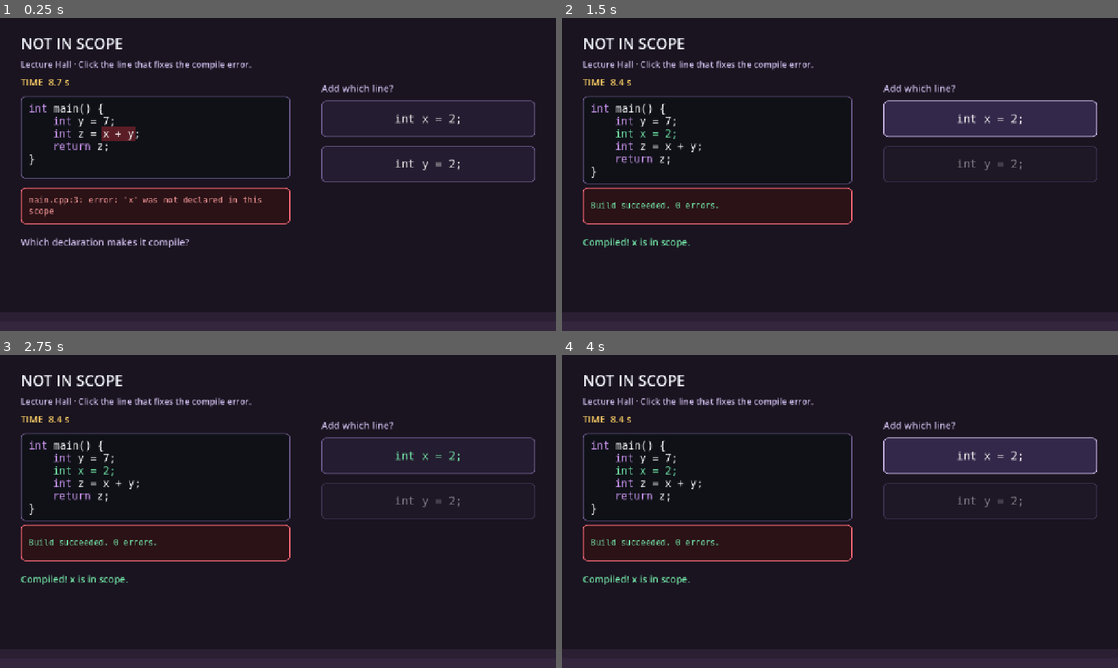
Above: before the commit, frames 1-4 (two rows, left to right).
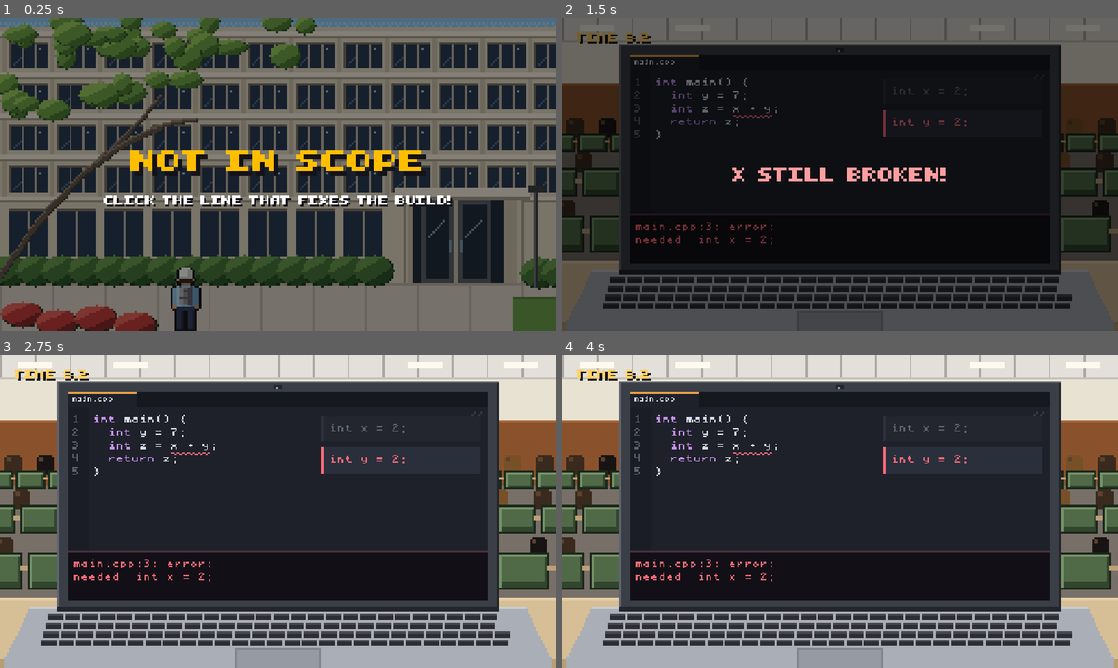
Above: after the commit, the same moments.

Repository: Luna020204/AggieWare
Game: Godot game, scene res://scenes/microgames/variable_scope.tscn
Two runs of this game, one before a commit and one after it. Both use one fixed random seed, a clock stepped at 60 frames per second and the inputs below. This scene is started directly instead of the project's main scene.
Inputs (mouse positions are in pixels of both pictures, inside the frame that each line leads up to):
- Up to frame 1 (0.25 s): no input
- Up to frame 2 (1.5 s): click "int x = 2," at 0.5 s; click "int x = 2," (after the commit: "int y = 2,") at 1.25 s
- Up to frame 3 (2.75 s): tap Enter (game_confirm) at 2, 2.1 s; move the mouse to (400, 495) at 2.02 s; hold Right (game_right) from 2.03 s (still down); click (400, 495) at 2.17 s
- Up to frame 4 (4 s): release Right (game_right) at 2.75 s; drag from (728, 527) to (812, 574) at 2.77 s; tap Enter (game_confirm) at 3.5 s; move the mouse to (895, 442) at 3.52 s; hold Right (game_right) from 3.53 s (still down); tap I at 3.6 s; click (895, 442) at 3.67 s

The runs differ from the first frame. In frame 1, 72% of the frame differs, in the area x 0-100%, y 0-100%; in frame 2, 45%; in frame 3, 50%; in frame 4, 51%.

Commit message:
SCRUM-23: Redraw Variable Not in Scope as pixel art on a laptop
- The round opens with the student walking into the lecture building
  (reusing the Stay Awake exterior); the title and instruction show
  centred, the timer waits, a click skips it.
- Play happens at a seat in the ECS 179 lecture hall: the code sits in an
  editor on the student's laptop, with line numbers, a red squiggle under
  the bad expression, quick-fix choices as flat IDE rows and the compiler
  output in the terminal panel.
- New AggieMono pixel font (tools/art/gen_mono_font.py) for the code,
  with lower case, since the HARD decoy differs only by case.
- Only the timer shows during play; results are centred pops, and the
  terminal shows the build result or the line that was needed.
- Rules and difficulty values are unchanged. Smoke test now checks the
  intro (timer held, building and student shown, click skips it without
  picking a line).

Co-Authored-By: Claude Opus 5.5 <noreply@anthropic.com>

Diff:
--- a/scripts/microgames/variable_scope.gd
+++ b/scripts/microgames/variable_scope.gd
@@ -2,9 +2,18 @@
 
 ## SCRUM-23: Variable Not in Scope (Lecture Hall).
 ##
-## A short C++ snippet fails to compile because one variable was never
-## declared. Click the candidate line that declares it before time runs out.
-## Mouse and click only; no typing. A wrong click fails the round.
+## A short C++ snippet on the student's laptop fails to compile because one
+## variable was never declared. Click the quick-fix line that declares it
+## before time runs out. Mouse and click only; no typing. A wrong click fails
+## the round.
+##
+## Follows the AggieWare format standard: the round opens with the student
+## walking into the lecture building while the title and instruction show
+## (WalkInIntro; the timer waits, a click skips it), only the timer during
+## play, and results as centred pops. The scene is pixel art drawn at 1/5
+## scale (tools/art/gen_variable_scope_art.py) and shown at 5x; the code on
+## the laptop is in AggieMono, a pixel font with lower case
+## (tools/art/gen_mono_font.py), because `y` and `Y` must look different.
 ##
 ## Difficulty (0..2):
 ##   less time (9 / 7 / 5.5 s), more choices (2 / 3 / 4),
@@ -30,10 +39,44 @@
 	["base", "bonus", "score"],
 ]
 const OPERATORS: Array[String] = ["+", "-", "*"]
-const CHOICE_TOP := 190.0
-const CHOICE_GAP := 104.0
+## The walk-in intro reuses the lecture building from Stay Awake: the
+## student's feet from the walkway to the entrance, and the doors.
+const INTRO_SECONDS := WalkInIntro.DURATION
+const WALK_PATH: Array[Vector2] = [Vector2(70, 150), Vector2(120, 134), Vector2(210, 122)]
+const WALKER_SIZE := Vector2(16.0, 30.0)
+const DOOR_RECT := Rect2(194.0, 84.0, 32.0, 38.0)
+const BUILDING_TEXTURE := preload("res://assets/art/microgames/stay_awake/building_exterior.png")
+const BUILDING_DOOR_TEXTURE := preload("res://assets/art/microgames/stay_awake/building_door_open.png")
+const WALKER_TEXTURES := [
+	preload("res://assets/art/microgames/swipe_card/student_walk_0.png"),
+	preload("res://assets/art/microgames/swipe_card/student_walk_1.png"),
+	preload("res://assets/art/microgames/swipe_card/student_walk_2.png"),
+]
+const SEAT_TEXTURE := preload("res://assets/art/microgames/variable_scope/lecture_seat.png")
+const MONO := preload("res://assets/fonts/aggie_mono.fnt")
+## AggieMono is 8 px tall; 24 shows it at 3x, 16 at 2x.
+const CODE_SIZE := 24
+const SMALL_SIZE := 16
+const CHAR_WIDTH := 18.0  # one 6 px cell at 3x
+const LINE_GAP := 6
+## Where things sit on the laptop screen (see the art script's regions).
+const TAB_POS := Vector2(166.0, 94.0)
+const GUTTER_X := 167.0
+const CODE_POS := Vector2(215.0, 138.0)
+const TERMINAL_POS := Vector2(170.0, 470.0)
+const CHOICE_X := 740.0
+const CHOICE_TOP := 140.0
+const CHOICE_GAP := 72.0
+const CHOICE_SIZE := Vector2(365.0, 60.0)
+const PX := 5.0
+const KEYWORD := Color("#c792ea")
+const CODE_TEXT := Color("#d8dee9")
+const DIM_TEXT := Color("#5c6370")
+const ERROR_TEXT := Color("#ff6b7a")
+const GOOD_TEXT := Color("#73e6a8")
 
 var _seconds_left := 0.0
+var _intro_left := 0.0
 var _ended := false
 var _shuffle_clock := 0.0
 var _missing := "y"
@@ -43,18 +86,42 @@
 var _declared_value := 3
 var _expression := "x + y"
 var _correct_line := ""
+var _fixed := false
 var _choice_buttons: Array[Button] = []
 var _rng := RandomNumberGenerator.new()
 
 var _code_label: RichTextLabel
+var _gutter_label: Label
+## The compiler output in the laptop's terminal panel.
 var _error_label: Label
+var _squiggle: Control
 var _timer_label: Label
+var _walk_in: WalkInIntro
+var _overlay: MicrogameOverlay
+## Result messages (the overlay's pop label).
 var _status_label: Label
-var _mono: SystemFont
 
 
 func get_round_seconds() -> float:
 	return DURATIONS[clampi(difficulty, 0, 2)]
+
+
+## Time before the round timer starts, for tools that wait for a timeout.
+func get_intro_seconds() -> float:
+	return INTRO_SECONDS
+
+
+## Ends the intro at once. Public for tests.
+func skip_intro() -> void:
+	_intro_left = 0.0
+	_update_intro()
+
+
+## Lays out the intro for the current moment of its timeline.
+func _update_intro() -> void:
+	var running := _intro_left > 0.0
+	var title_alpha := _walk_in.show_at(INTRO_SECONDS - _intro_left if running else INTRO_SECONDS)
+	_overlay.set_intro(running, title_alpha)
 
 
 func _ready() -> void:
@@ -67,8 +134,12 @@
 func _process(delta: float) -> void:
 	if _ended:
 		return
+	if _intro_left > 0.0:
+		_intro_left = maxf(0.0, _intro_left - delta)
+		_update_intro()
+		return
 	_seconds_left = maxf(0.0, _seconds_left - delta)
-	_timer_label.text = "TIME  %.1f s" % _seconds_left
+	_timer_label.text = "TIME %.1f" % _seconds_left
 	time_changed.emit(_seconds_left, DURATIONS[difficulty])
 	if difficulty >= 2:
 		_shuffle_clock += delta
@@ -76,99 +147,93 @@
 			_shuffle_clock = 0.0
 			_shuffle_choices()
 	if _seconds_left <= 0.0:
-		_finish_round(false, "Time's up — the build is still red!")
+		_show_needed_line()
+		_finish_round(false, "TIME'S UP! STILL BROKEN.")
+
+
+func _input(event: InputEvent) -> void:
+	if _intro_left > 0.0 and not _ended and event is InputEventMouseButton and event.pressed:
+		skip_intro()
+		get_viewport().set_input_as_handled()
 
 
 func _build_ui() -> void:
-	_mono = SystemFont.new()
-	_mono.font_names = PackedStringArray(["Consolas", "Cascadia Mono", "Courier New", "DejaVu Sans Mono", "monospace"])
-
-	var background := ColorRect.new()
-	background.color = Color("#1a1420")
-	background.mouse_filter = Control.MOUSE_FILTER_IGNORE
-	background.set_anchors_and_offsets_preset(Control.PRESET_FULL_RECT)
-	add_child(background)
-
-	# Lecture hall: rows of seats along the bottom edge.
-	for row: int in 2:
-		var seats := ColorRect.new()
-		seats.color = Color("#2b2033") if row == 0 else Color("#33263d")
-		seats.position = Vector2(0.0, 676.0 + row * 22.0)
-		seats.size = Vector2(1280.0, 22.0)
-		seats.mouse_filter = Control.MOUSE_FILTER_IGNORE
-		add_child(seats)
-
-	var title := Label.new()
-	title.text = "NOT IN SCOPE"
-	title.position = Vector2(48, 35)
-	title.add_theme_font_size_override("font_size", 34)
-	title.add_theme_color_override("font_color", Color("#f5f7ff"))
-	add_child(title)
-
-	var instruction := Label.new()
-	instruction.text = "Lecture Hall · Click the line that fixes the compile error."
-	instruction.position = Vector2(48, 92)
-	instruction.add_theme_font_size_override("font_size", 20)
-	instruction.add_theme_color_override("font_color", Color("#c9b8e6"))
-	add_child(instruction)
-
-	_timer_label = Label.new()
-	_timer_label.position = Vector2(48, 132)
-	_timer_label.add_theme_font_size_override("font_size", 22)
-	_timer_label.add_theme_color_override("font_color", Color("#ffd166"))
-	_timer_label.visible = show_internal_timer
-	add_child(_timer_label)
-
-	# Projector screen holding the code.
-	var screen := PanelContainer.new()
-	screen.position = Vector2(48, 180)
-	screen.size = Vector2(620, 190)
-	screen.mouse_filter = Control.MOUSE_FILTER_IGNORE
-	screen.add_theme_stylebox_override("panel", _panel_style(Color("#0f1117"), Color("#6c5a8c")))
-	add_child(screen)
+	# Pixel art stays crisp only with nearest filtering; children inherit it.
+	texture_filter = CanvasItem.TEXTURE_FILTER_NEAREST
+	PixelText.apply_theme(self)
+	var mono: FontFile = MONO
+	mono.fixed_size_scale_mode = TextServer.FIXED_SIZE_SCALE_INTEGER_ONLY
+
+	var seat := TextureRect.new()
+	seat.texture = SEAT_TEXTURE
+	seat.expand_mode = TextureRect.EXPAND_IGNORE_SIZE
+	seat.stretch_mode = TextureRect.STRETCH_SCALE
+	seat.set_anchors_and_offsets_preset(Control.PRESET_FULL_RECT)
+	seat.mouse_filter = Control.MOUSE_FILTER_IGNORE
+	add_child(seat)
+
+	# The editor on the laptop: tab name, line numbers, code, error squiggle.
+	add_child(_mono_label("main.cpp", SMALL_SIZE, CODE_TEXT, TAB_POS))
+	_gutter_label = _mono_label("", CODE_SIZE, DIM_TEXT, Vector2(GUTTER_X, CODE_POS.y))
+	_gutter_label.add_theme_constant_override("line_spacing", LINE_GAP)
+	add_child(_gutter_label)
 	_code_label = RichTextLabel.new()
 	_code_label.bbcode_enabled = true
 	_code_label.fit_content = true
 	_code_label.scroll_active = false
+	_code_label.autowrap_mode = TextServer.AUTOWRAP_OFF
+	_code_label.position = CODE_POS
+	_code_label.size = Vector2(520.0, 220.0)
 	_code_label.mouse_filter = Control.MOUSE_FILTER_IGNORE
-	_code_label.add_theme_font_override("normal_font", _mono)
-	_code_label.add_theme_font_override("bold_font", _mono)
-	_code_label.add_theme_font_size_override("normal_font_size", 24)
-	_code_label.add_theme_font_size_override("bold_font_size", 24)
-	screen.add_child(_code_label)
-
-	var error_panel := PanelContainer.new()
-	error_panel.position = Vector2(48, 390)
-	error_panel.size = Vector2(620, 84)
-	error_panel.mouse_filter = Control.MOUSE_FILTER_IGNORE
-	error_panel.add_theme_stylebox_override("panel", _panel_style(Color("#2a1216"), Color("#ff6b7a")))
-	add_child(error_panel)
-	_error_label = Label.new()
-	_error_label.autowrap_mode = TextServer.AUTOWRAP_WORD_SMART
-	_error_label.add_theme_font_override("font", _mono)
-	_error_label.add_theme_font_size_override("font_size", 19)
-	_error_label.add_theme_color_override("font_color", Color("#ff9e9e"))
-	error_panel.add_child(_error_label)
-
-	var pick := Label.new()
-	pick.text = "Add which line?"
-	pick.position = Vector2(740, 146)
-	pick.add_theme_font_size_override("font_size", 22)
-	pick.add_theme_color_override("font_color", Color("#c9b8e6"))
-	add_child(pick)
-
-	_status_label = Label.new()
-	_status_label.position = Vector2(48, 500)
-	_status_label.size = Vector2(1180, 48)
-	_status_label.add_theme_font_size_override("font_size", 22)
-	_status_label.add_theme_color_override("font_color", Color("#c9b8e6"))
-	add_child(_status_label)
+	_code_label.add_theme_font_override("normal_font", mono)
+	_code_label.add_theme_font_size_override("normal_font_size", CODE_SIZE)
+	_code_label.add_theme_color_override("default_color", CODE_TEXT)
+	_code_label.add_theme_constant_override("line_separation", LINE_GAP)
+	add_child(_code_label)
+	_squiggle = Control.new()
+	_squiggle.mouse_filter = Control.MOUSE_FILTER_IGNORE
+	_squiggle.set_anchors_and_offsets_preset(Control.PRESET_FULL_RECT)
+	_squiggle.draw.connect(_draw_squiggle)
+	add_child(_squiggle)
+
+	# The terminal panel under the editor.
+	_error_label = _mono_label("", CODE_SIZE, ERROR_TEXT, TERMINAL_POS)
+	_error_label.add_theme_constant_override("line_spacing", LINE_GAP)
+	add_child(_error_label)
+
+	# Top left: the timer only.
+	_timer_label = PixelText.label(28, Color("#ffd166"))
+	_timer_label.position = Vector2(32, 24)
+	_timer_label.visible = show_internal_timer
+	add_child(_timer_label)
+
+	_walk_in = WalkInIntro.new()
+	add_child(_walk_in)
+	_walk_in.build(BUILDING_TEXTURE, BUILDING_DOOR_TEXTURE, DOOR_RECT, WALKER_TEXTURES, WALKER_SIZE, WALK_PATH)
+
+	_overlay = MicrogameOverlay.new()
+	add_child(_overlay)
+	_overlay.build("NOT IN SCOPE", "Click the line that fixes the build!")
+	_status_label = _overlay.status_label
+
+
+func _mono_label(text: String, font_size: int, color: Color, at: Vector2) -> Label:
+	var label := Label.new()
+	label.text = text
+	label.position = at
+	label.mouse_filter = Control.MOUSE_FILTER_IGNORE
+	label.add_theme_font_override("font", MONO)
+	label.add_theme_font_size_override("font_size", font_size)
+	label.add_theme_color_override("font_color", color)
+	return label
 
 
 func _start_round() -> void:
 	_ended = false
+	_fixed = false
 	_shuffle_clock = 0.0
 	_seconds_left = DURATIONS[difficulty]
+	_intro_left = INTRO_SECONDS
 	var names: Array = NAME_SETS[_rng.randi_range(0, NAME_SETS.size() - 1)]
 	var missing_first := _rng.randf() < 0.5
 	_missing = names[0] if missing_first else names[1]
@@ -181,31 +246,58 @@
 	_correct_line = "int %s = %d;" % [_missing, _value]
 
 	_render_code(false)
-	_error_label.text = "main.cpp:3: error: '%s' was not declared in this scope" % _missing
-	_status_label.text = "Which declaration makes it compile?"
-	_status_label.add_theme_color_override("font_color", Color("#c9b8e6"))
+	_error_label.text = "main.cpp:3: error:\n'%s' was not declared in this scope" % _missing
+	_error_label.add_theme_color_override("font_color", ERROR_TEXT)
 
 	for button: Button in _choice_buttons:
 		button.queue_free()
 	_choice_buttons.clear()
 	var lines := build_choices()
 	for index: int in lines.size():
-		var button := Button.new()
-		button.text = lines[index]
+		var button := _choice_button(lines[index])
 		button.set_meta("correct", lines[index] == _correct_line)
 		button.position = _slot_position(index)
-		button.size = Vector2(492, 84)
-		button.focus_mode = Control.FOCUS_NONE  # mouse only
-		button.add_theme_font_override("font", _mono)
-		button.add_theme_font_size_override("font_size", 26)
-		button.add_theme_stylebox_override("normal", _panel_style(Color("#241c30"), Color("#6c5a8c")))
-		button.add_theme_stylebox_override("hover", _panel_style(Color("#33284a"), Color("#c9b8e6")))
-		button.add_theme_stylebox_override("pressed", _panel_style(Color("#33284a"), Color("#ffd166")))
-		button.add_theme_stylebox_override("disabled", _panel_style(Color("#1d1726"), Color("#3d3350")))
-		button.pressed.connect(_choose.bind(button))
 		add_child(button)
+		# Keep choices under the walk-in scene and the text overlay.
+		move_child(button, _walk_in.get_index())
 		_choice_buttons.append(button)
+	_timer_label.text = "TIME %.1f" % _seconds_left
+	_overlay.clear_pop()
+	_update_intro()
 	time_changed.emit(_seconds_left, DURATIONS[difficulty])
+
+
+## A quick-fix suggestion on the editor: flat pixel rows, no rounded boxes.
+func _choice_button(line: String) -> Button:
+	var button := Button.new()
+	button.text = line
+	button.size = CHOICE_SIZE
+	button.alignment = HORIZONTAL_ALIGNMENT_LEFT
+	button.focus_mode = Control.FOCUS_NONE  # mouse only
+	button.mouse_default_cursor_shape = Control.CURSOR_POINTING_HAND
+	button.add_theme_font_override("font", MONO)
+	button.add_theme_font_size_override("font_size", CODE_SIZE)
+	button.add_theme_color_override("font_color", CODE_TEXT)
+	button.add_theme_color_override("font_hover_color", Color.WHITE)
+	button.add_theme_color_override("font_pressed_color", Color.WHITE)
+	button.add_theme_color_override("font_disabled_color", DIM_TEXT)
+	button.add_theme_stylebox_override("normal", _row_style(Color("#2a2f3c"), Color("#3a4152")))
+	button.add_theme_stylebox_override("hover", _row_style(Color("#34405a"), Color("#e8a048")))
+	button.add_theme_stylebox_override("pressed", _row_style(Color("#34405a"), Color("#ffd166")))
+	button.add_theme_stylebox_override("disabled", _row_style(Color("#23262f"), Color("#2c313c")))
+	button.pressed.connect(_choose.bind(button))
+	return button
+
+
+## A flat row with a 5 px bar on the left (one art pixel), like an IDE list.
+func _row_style(background: Color, bar: Color) -> StyleBoxFlat:
+	var style := StyleBoxFlat.new()
+	style.bg_color = background
+	style.border_color = bar
+	style.border_width_left = int(PX)
+	style.content_margin_left = 20
+	style.content_margin_right = 12
+	return style
 
 
 ## Returns the shuffled candidate lines for the current puzzle. Exactly one is
@@ -245,22 +337,42 @@
 
 
 func _render_code(fixed: bool) -> void:
+	_fixed = fixed
+	var kw := "[color=#%s]int[/color]" % KEYWORD.to_html(false)
 	var lines: Array[String] = [
-		"[color=#c792ea]int[/color] main() {",
-		"    [color=#c792ea]int[/color] %s = %d;" % [_declared, _declared_value],
+		"%s main() {" % kw,
+		"  %s %s = %d;" % [kw, _declared, _declared_value],
 	]
 	if fixed:
-		lines.append("    [color=#73e6a8]%s[/color]" % _correct_line)
-		lines.append("    [color=#c792ea]int[/color] %s = %s;" % [_result, _expression])
-	else:
-		lines.append("    [color=#c792ea]int[/color] %s = [bgcolor=#5a1d26]%s[/bgcolor];" % [_result, _expression])
-	lines.append("    [color=#c792ea]return[/color] %s;" % _result)
+		lines.append("  [color=#%s]%s[/color]" % [GOOD_TEXT.to_html(false), _correct_line])
+	lines.append("  %s %s = %s;" % [kw, _result, _expression])
+	lines.append("  [color=#%s]return[/color] %s;" % [KEYWORD.to_html(false), _result])
 	lines.append("}")
 	_code_label.text = "\n".join(lines)
+	var numbers: Array[String] = []
+	for i: int in lines.size():
+		numbers.append(str(i + 1))
+	_gutter_label.text = "\n".join(numbers)
+	_squiggle.queue_redraw()
+
+
+## The red pixel zigzag under the expression that uses the missing variable
+## (line 3, until the fix goes in above it).
+func _draw_squiggle() -> void:
+	if _fixed:
+		return
+	var column := ("  int %s = " % _result).length()
+	var line_height := float(CODE_SIZE + LINE_GAP)
+	var start := CODE_POS + Vector2(column * CHAR_WIDTH, 2.0 * line_height + CODE_SIZE + 2.0)
+	var dot := Vector2(3.0, 3.0)  # one font pixel at 3x
+	var steps := int(_expression.length() * CHAR_WIDTH / dot.x)
+	for i: int in steps:
+		var lift := 0.0 if i % 4 < 2 else dot.y
+		_squiggle.draw_rect(Rect2(start + Vector2(i * dot.x, lift), dot), ERROR_TEXT)
 
 
 func _slot_position(index: int) -> Vector2:
-	return Vector2(740.0, CHOICE_TOP + index * CHOICE_GAP)
+	return Vector2(CHOICE_X, CHOICE_TOP + index * CHOICE_GAP)
 
 
 func _shuffle_choices() -> void:
@@ -274,39 +386,37 @@
 
 
 func _choose(button: Button) -> void:
-	if _ended:
+	if _ended or _intro_left > 0.0:
 		return
 	var correct: bool = button.get_meta("correct")
-	for other: Button in _choice_buttons:
-		other.disabled = true
-	button.disabled = false
-	button.add_theme_color_override("font_color", Color("#73e6a8") if correct else Color("#ff9e9e"))
+	button.set_meta("chosen", true)
+	var mark := GOOD_TEXT if correct else ERROR_TEXT
+	button.add_theme_color_override("font_color", mark)
+	button.add_theme_color_override("font_hover_color", mark)
+	button.add_theme_stylebox_override("normal", _row_style(Color("#2a2f3c"), mark))
+	button.add_theme_stylebox_override("hover", _row_style(Color("#2a2f3c"), mark))
 	if correct:
 		_render_code(true)
-		_error_label.text = "Build succeeded. 0 errors."
-		_error_label.add_theme_color_override("font_color", Color("#73e6a8"))
-		_finish_round(true, "Compiled! %s is in scope." % _missing)
+		_error_label.text = "Build succeeded.\n0 errors."
+		_error_label.add_theme_color_override("font_color", GOOD_TEXT)
+		_finish_round(true, "COMPILED!")
 	else:
-		_finish_round(false, "Still broken — you needed  %s" % _correct_line)
+		_show_needed_line()
+		_finish_round(false, "STILL BROKEN!")
+
+
+## After a miss, the terminal shows the line that was needed.
+func _show_needed_line() -> void:
+	_error_label.text = "main.cpp:3: error:\nneeded  %s" % _correct_line
 
 
 func _finish_round(success: bool, message: String) -> void:
 	if _ended:
 		return
 	_ended = true
-	_status_label.text = message
-	_status_label.add_theme_color_override("font_color", Color("#73e6a8") if success else Color("#ff9e9e"))
+	_intro_left = 0.0
+	_update_intro()
+	for other: Button in _choice_buttons:
+		other.disabled = not other.has_meta("chosen")
+	_overlay.pop(("✓ " if success else "✗ ") + message, GOOD_TEXT if success else Color("#ff9e9e"), 42)
 	round_completed.emit(success)
-
-
-func _panel_style(background: Color, border: Color) -> StyleBoxFlat:
-	var style := StyleBoxFlat.new()
-	style.bg_color = background
-	style.border_color = border
-	style.set_border_width_all(2)
-	style.set_corner_radius_all(10)
-	style.content_margin_left = 18
-	style.content_margin_right = 18
-	style.content_margin_top = 14
-	style.content_margin_bottom = 14
-	return style
--- a/tools/smoke_variable_scope.gd
+++ b/tools/smoke_variable_scope.gd
@@ -46,8 +46,23 @@
 	_assert(durations[0] > durations[1] and durations[1] > durations[2], "time does not shrink with difficulty: %s" % [durations])
 	_assert(durations[0] <= 10.0 and durations[2] >= 5.0, "durations outside 5-10 s: %s" % [durations])
 
+	# The intro holds the timer and covers the laptop; a click skips it
+	# instead of picking a line.
+	var game := await _spawn(1, false)
+	var intro_results: Array = []
+	game.round_completed.connect(func(s: bool) -> void: intro_results.append(s))
+	var full: float = game._seconds_left
+	for i: int in 5:
+		await process_frame
+	_assert(game._seconds_left == full and game._overlay.intro.visible, "timer ran during the intro")
+	_assert(game._walk_in.scene.visible and game._walk_in.walker.visible, "intro does not show the building and the student")
+	await _click(game._choice_buttons[0].get_global_rect().get_center())
+	_assert(game._intro_left == 0.0 and not game._overlay.intro.visible, "a click did not skip the intro")
+	_assert(intro_results.is_empty(), "a click during the intro picked a line")
+	game.queue_free()
+
 	# Correct click wins, via a real mouse event through the viewport.
-	var game := await _spawn(1)
+	game = await _spawn(1)
 	var results: Array = []
 	game.round_completed.connect(func(s: bool) -> void: results.append(s))
 	var correct_button: Button
@@ -111,11 +126,13 @@
 	quit(1 if _failed else 0)
 
 
-func _spawn(difficulty: int) -> Control:
+func _spawn(difficulty: int, skip_intro: bool = true) -> Control:
 	var game: Control = load(SCENE).instantiate()
 	game.set("difficulty", difficulty)
 	root.add_child(game)
 	await process_frame
+	if skip_intro:
+		game.skip_intro()
 	return game
 
 
Binary file added: assets/art/microgames/variable_scope/lecture_seat.png
Not shown, added: assets/art/microgames/variable_scope/lecture_seat.png.import
Not shown, added: assets/fonts/aggie_mono.fnt
Not shown, added: assets/fonts/aggie_mono.fnt.import
Binary file added: assets/fonts/aggie_mono.png
Not shown, added: assets/fonts/aggie_mono.png.import
